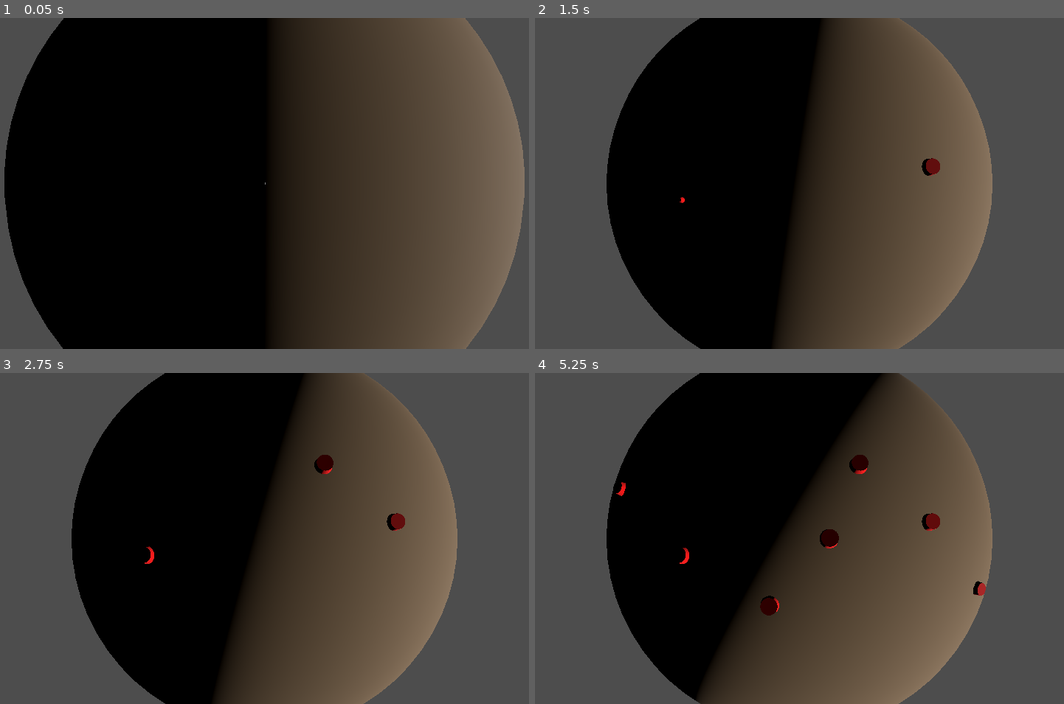
Above: before the commit, frames 1-4 (two rows, left to right).
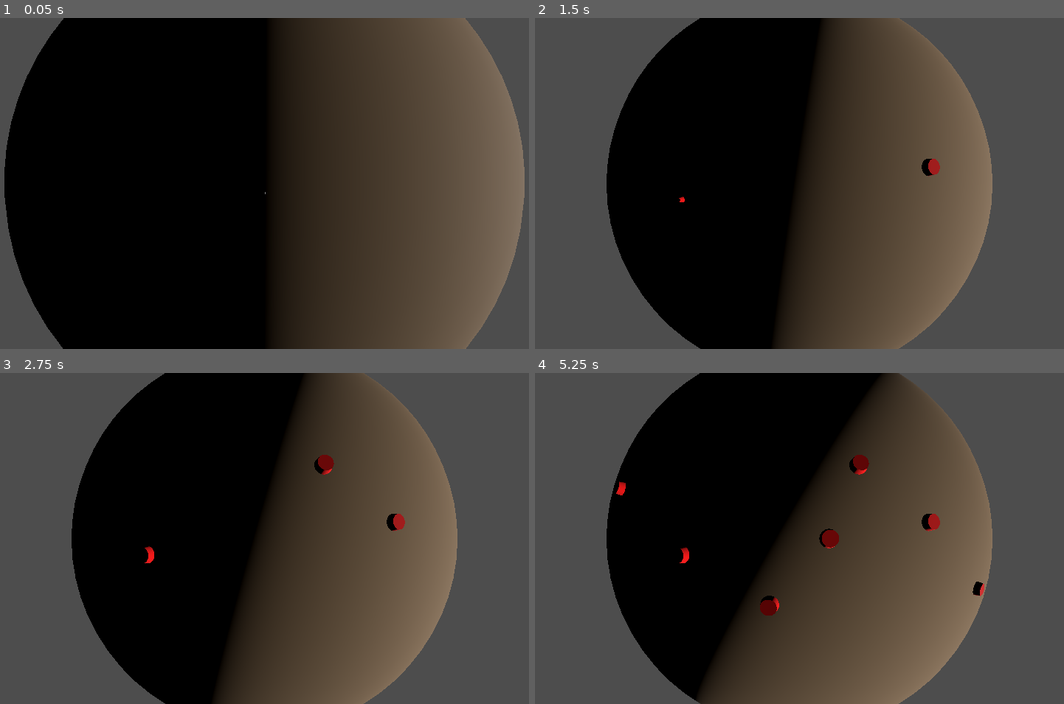
Above: after the commit, the same moments.

Repository: ShadowCurse/gmtk_2024
Game: Godot game, scene res://solar_system.tscn
The game is run twice, just before and just after one commit, with the same random seed, the same clock (stepped at 60 frames per second) and the same inputs.
Inputs (mouse positions are in pixels of both pictures, inside the frame that each line leads up to):
- Up to frame 1 (0.05 s): no input
- Up to frame 2 (1.5 s): tap Enter at 0.5 s; move the mouse to (931, 166) at 0.52 s; hold Right (ui_right) 0.53-1.28 s; tap W (place_hub) at 0.6 s; click (931, 166) at 0.67 s; tap Q (place_resource) at 0.8, 1.35 s; tap Space at 1.25 s; move the mouse to (683, 200) at 1.27 s; hold Down (ui_down) from 1.28 s (still down); click (683, 200) at 1.42 s
- Up to frame 3 (2.75 s): tap W (place_hub) at 1.55, 2.1 s; tap Enter at 2 s; move the mouse to (322, 465) at 2.02 s; release Down (ui_down) at 2.03 s; hold Right (ui_right) from 2.03 s (still down); click (322, 465) at 2.17 s; tap Q (place_resource) at 2.3 s
- Up to frame 4 (5.25 s): tap Space at 2.75, 4.25 s; move the mouse to (767, 604) at 2.77 s; release Right (ui_right) at 2.78 s; hold Up (ui_up) 2.78-3.53 s; tap Q (place_resource) at 2.85, 3.8, 4.35 s; click (767, 604) at 2.92 s; tap W (place_hub) at 3.05, 3.6, 4.55, 5.1 s; tap Enter at 3.5 s; move the mouse to (974, 588) at 3.52 s; hold Left (ui_left) 3.53-5.03 s; click (974, 588) at 3.67 s; move the mouse to (624, 488) at 4.27 s; click (624, 488) at 4.42 s; move the mouse to (831, 538) at 5.02 s; hold Down (ui_down) from 5.03 s (still down); click (831, 538) at 5.17 s

The runs differ from the first frame. In frame 1, less than 0.1% of the frame differs, in the area x 50-51%, y 49-54%; in frame 2, 0.1%; in frame 3, 0.3%; in frame 4, 0.6%, in the area x 14-86%, y 24-74%.

Commit message:
make planet static object and use ray cast to get intersection point

Diff:
--- a/planet.gd
+++ b/planet.gd
@@ -22,66 +22,66 @@
 var camera_theta: float = 0.0
 var camera_phi: float = 0.0
 
+var selection_point_selected: bool
+var selection_point_position: Vector3
+var selection_point_normal: Vector3
+
 # Called when the node enters the scene tree for the first time.
 func _ready():
     pass # Replace with function body.
 
 
+func _physics_process(_delta):
+    var space_state = get_world_3d().direct_space_state
+    var mouse_pos = camera_3d.get_viewport().get_mouse_position()
+    var from = camera_3d.project_ray_origin(mouse_pos)
+    var to = from + camera_3d.project_ray_normal(mouse_pos) * 1000.0
+
+    var query = PhysicsRayQueryParameters3D.create(from, to)
+    var result = space_state.intersect_ray(query)
+    if !result.is_empty():
+        self.debug_cursor.global_position = result.position
+
+        self.selection_point_selected = true
+        self.selection_point_position = result.position
+        self.selection_point_normal = result.normal
+    else:
+        self.selection_point_selected = false
+
 # Called every frame. 'delta' is the elapsed time since the previous frame.
 func _process(delta):
-    self.rotate_y(axis_rotation_speed * delta)
+    self.rotate_y(self.axis_rotation_speed * delta)
 
     # update camera
-    camera_phi -= mouse_input.x * camera_speed
-    camera_theta -= mouse_input.y * camera_speed
+    self.camera_phi -= self.mouse_input.x * self.camera_speed
+    self.camera_theta -= self.mouse_input.y * self.camera_speed
     # clamp Y rotation
-    if camera_theta < 0.1:
-        camera_theta = 0.1
-    if camera_theta > PI - 0.1:
-        camera_theta = PI - 0.1
-    var new_z = camera_distance * sin(camera_theta) * cos(camera_phi)
-    var new_x = camera_distance * sin(camera_theta) * sin(camera_phi)
-    var new_y = camera_distance * cos(camera_theta)
+    if self.camera_theta < 0.1:
+        self.camera_theta = 0.1
+    if self.camera_theta > PI - 0.1:
+        self.camera_theta = PI - 0.1
+    var new_z = self.camera_distance * sin(self.camera_theta) * cos(self.camera_phi)
+    var new_x = self.camera_distance * sin(self.camera_theta) * sin(self.camera_phi)
+    var new_y = self.camera_distance * cos(self.camera_theta)
     var new_position = Vector3(new_x, new_y, new_z)
-    camera_3d.position = new_position + (camera_3d.position - new_position) * exp(-camera_follow_speed * delta)
-    camera_3d.look_at(planet_mesh.global_position)
-    mouse_input = Vector2.ZERO
+    self.camera_3d.position = new_position + (self.camera_3d.position - new_position) * exp(-self.camera_follow_speed * delta)
+    self.camera_3d.look_at(planet_mesh.global_position)
+    self.mouse_input = Vector2.ZERO
 
-    var mouse_pos = camera_3d.get_viewport().get_mouse_position()
-    var ray_origin = camera_3d.project_position(mouse_pos, position.z)
-    var ray_direction = (ray_origin - camera_3d.global_position).normalized();
-
-    var desc = pow(ray_direction.dot(ray_origin - planet_mesh.global_position), 2) \
-              - pow((ray_origin - planet_mesh.global_position).length(), 2) \
-             + pow(planet_radius, 2)
-
-    if desc >= 0.0:
-        var d1 = -ray_direction.dot(ray_origin - planet_mesh.global_position) + sqrt(desc)
-        var d2 = -ray_direction.dot(ray_origin - planet_mesh.global_position) - sqrt(desc)
-        var p1 = ray_origin + ray_direction * d1
-        var p2 = ray_origin + ray_direction * d2
-        var closest = p1
-        if d2 < d1:
-            closest = p2
-        debug_cursor.global_position = closest
-
-        var local_position = self.to_local(closest)
-
-        # TODO find a more accurate version
-        var up = local_position.normalized()
-        var a = up.cross(Vector3.UP)
-        var b = up.cross(a)
-        var new_basis = Basis(a, up, b)
+    if self.selection_point_selected:
+        var local_position = self.to_local(self.selection_point_position)
+        var local_rotation = Quaternion(Vector3.UP, local_position.normalized()).get_euler()
 
         if Input.is_action_just_pressed("place_resource"):
-            var resource_point: Node3D = resource_point_scene.instantiate()
+            var resource_point: ResourcePoint = self.resource_point_scene.instantiate()
             resource_point.position = local_position
-            resource_point.rotation = new_basis.get_euler()
+            resource_point.rotation = local_rotation
             self.add_child(resource_point)
+
         if Input.is_action_just_pressed("place_hub"):
-            var resource_hub: Node3D = resource_hub_scene.instantiate()
+            var resource_hub: ResourceHub = self.resource_hub_scene.instantiate()
             resource_hub.position = local_position
-            resource_hub.rotation = new_basis.get_euler()
+            resource_hub.rotation = local_rotation
             self.add_child(resource_hub)
 
 func _unhandled_input(event)-> void:
--- a/planet.tscn
+++ b/planet.tscn
@@ -11,9 +11,12 @@
 [sub_resource type="StandardMaterial3D" id="StandardMaterial3D_a0vee"]
 albedo_color = Color(0.60349, 0.491257, 0.364056, 1)
 
+[sub_resource type="SphereShape3D" id="SphereShape3D_fh5ey"]
+radius = 100.0
+
 [sub_resource type="SphereMesh" id="SphereMesh_j28a2"]
 
-[node name="planet" type="Node3D"]
+[node name="planet" type="StaticBody3D"]
 script = ExtResource("1_etj0d")
 resource_point_scene = ExtResource("2_xjoyg")
 resource_hub_scene = ExtResource("3_7mvm5")
@@ -22,6 +25,9 @@
 mesh = SubResource("SphereMesh_h2q1y")
 surface_material_override/0 = SubResource("StandardMaterial3D_a0vee")
 
+[node name="planet_collision" type="CollisionShape3D" parent="."]
+shape = SubResource("SphereShape3D_fh5ey")
+
 [node name="Camera3D" type="Camera3D" parent="."]
 transform = Transform3D(1, 0, 0, 0, 1, 0, 0, 0, 1, 0, 0, 10)
 
Not shown: 1 places in planet.tscn that only renumber resources
